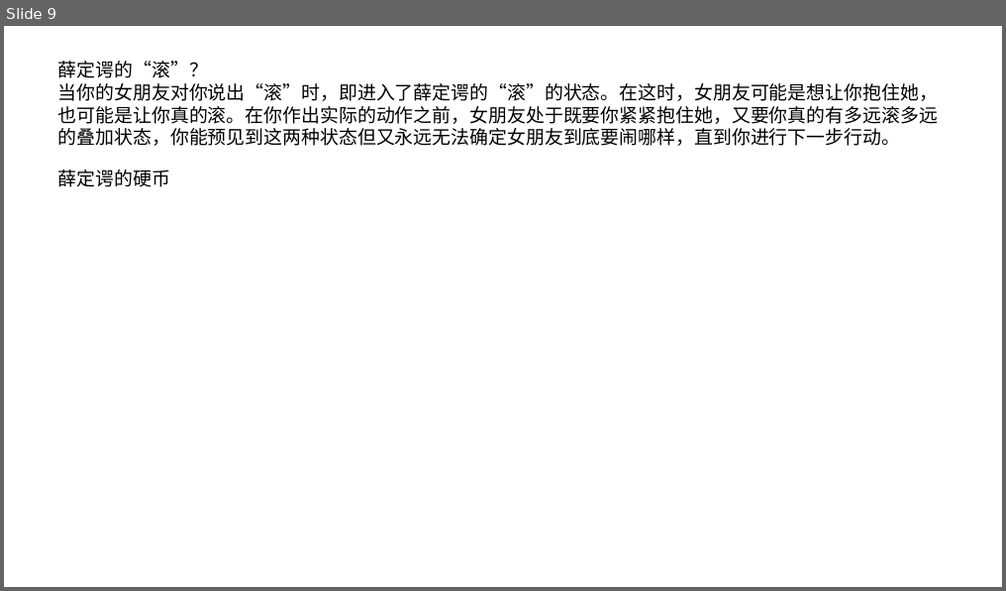
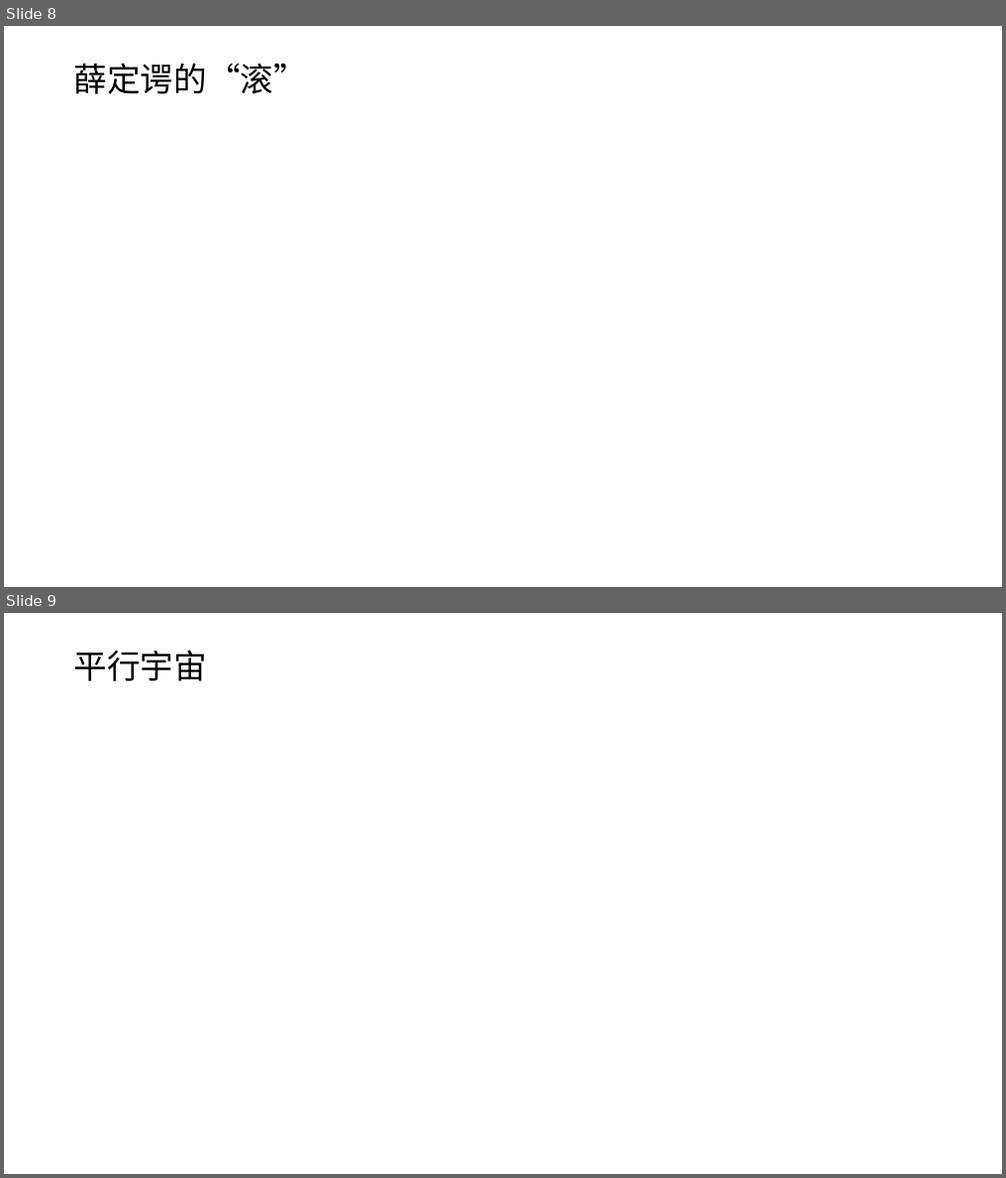
Before and after one commit to FredJiangFei/MyDocuments, a slide deck: 其他/薛定谔的猫/薛定谔的猫.pptx. Shown one above the other, each under a label of ours: slide 9 before the commit, slides 8 and 9 after it. The pictures are 1006x591 and 1006x1178 pixels, drawn with LibreOffice and Linux fonts; fonts in the diff are those of the drawing. Boxes give left, top, right and bottom in pixels: in the first picture for what was removed or moved away, otherwise in the second. Text is boxed around its words. In the diff, an @@ line names an element or a change of style, - is before the commit and + after.

```diff
--- a/其他/薛定谔的猫/薛定谔的猫.pptx
+++ b/其他/薛定谔的猫/薛定谔的猫.pptx
@@ slide 9 added at box(4, 613, 1002, 1174), background #FFFFFF @@
@@ text added at box(74, 650, 207, 681), 32 pt, text #000000 @@
+平行宇宙
@@ what was slide 9 is now slide 8 @@
@@ slide 8 changed as well @@
@@ text at box(74, 63, 307, 94): text changed; size 18 to 32 pt @@
-薛定谔的“滚”？
-当你的女朋友对你说出“滚”时，即进入了薛定谔的“滚”的状态。在这时，女朋友可能是想让你抱住她，也可能是让你真的滚。在你作出实际的动作之前，女朋友处于既要你紧紧抱住她，又要你真的有多远滚多远的叠加状态，你能预见到这两种状态但又永远无法确定女朋友到底要闹哪样，直到你进行下一步行动。
+薛定谔的“滚”
@@ text removed at box(58, 170, 170, 187) @@
-薛定谔的硬币
```
Also in this commit, not shown: 5 other slides changed, 2 other slides added, 3 slides removed, 3 other files.
